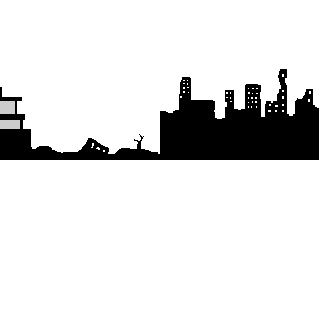
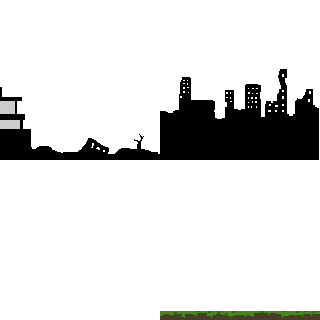
Before/after of a w=320, h=320 layered artwork. What changed in the layer stack:
added layer "Layer copy #3" above "Layer copy #2" over <box>160,311,320,320</box>
